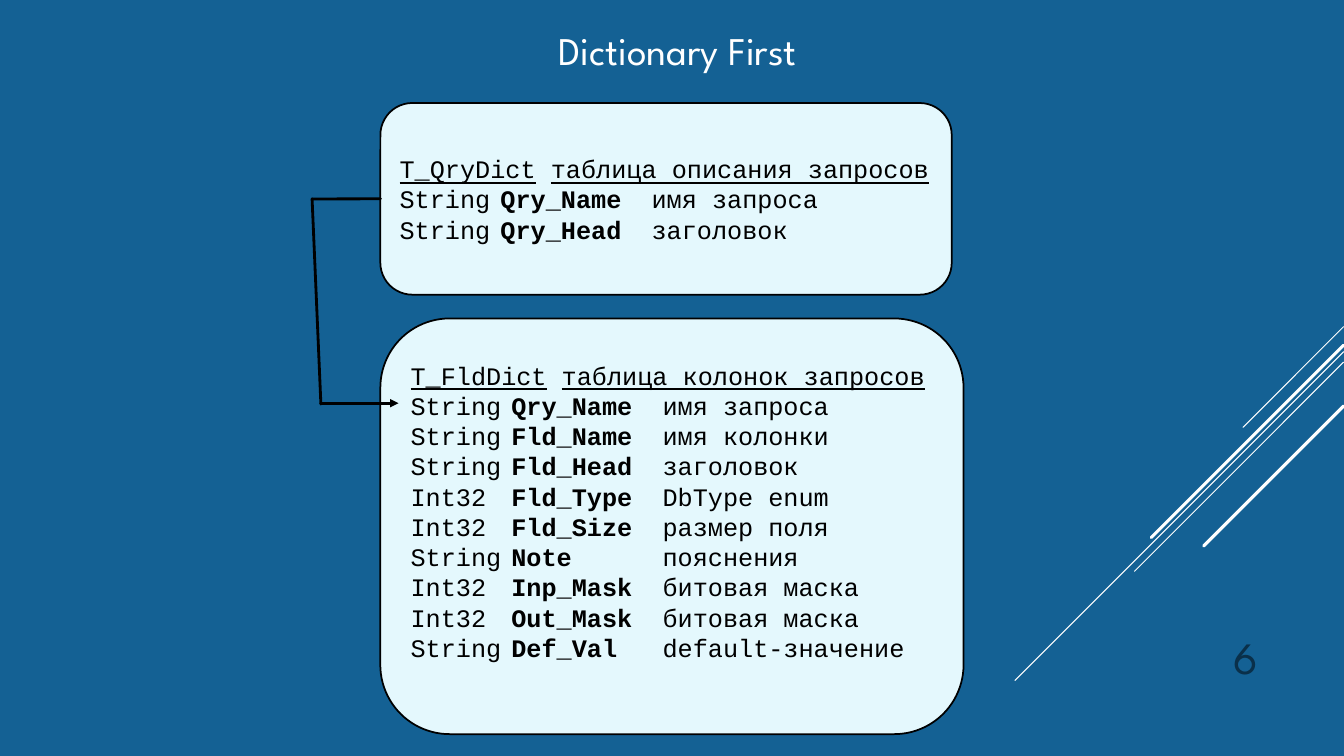
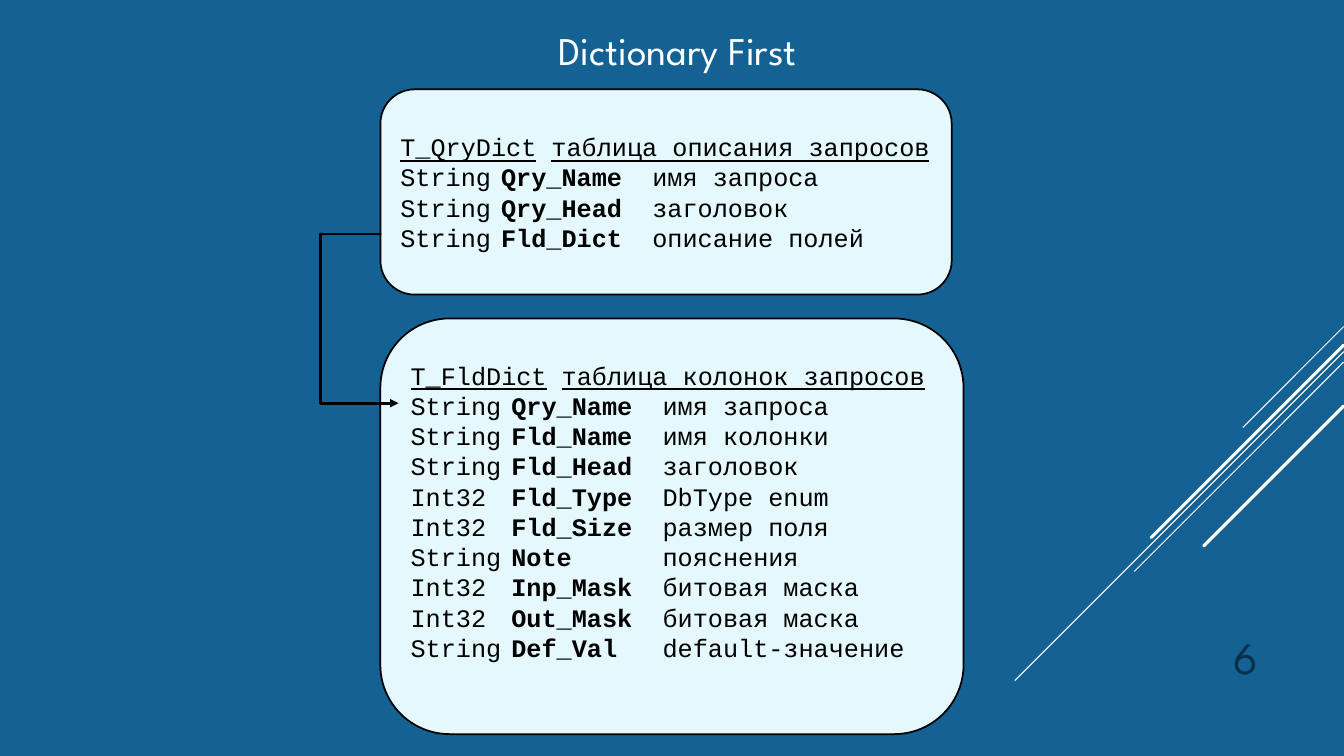
Before and after one commit to Kobdik/DynaRepo, a slide deck: slide 6 of DynaLib2.pptx. Drawn at 1344x756 pixels with LibreOffice and Linux fonts; fonts in the diff are those of the drawing. Boxes give left, top, right and bottom in pixels: in the first picture for what was removed or moved away, otherwise in the second. Text is boxed around its words. In the diff, an @@ line names an element or a change of style, - is before the commit and + after.

```diff
--- a/DynaLib2.pptx
+++ b/DynaLib2.pptx
@@ rounded rectangle "T_QryDict таблица описания запросов" resized from (x1=380, y1=103, x2=952, y2=294) to (x1=380, y1=90, x2=952, y2=295) @@
@@ line moved from (313, 199) - (321, 404) to (321, 234) - (321, 403) @@
@@ line moved from (380, 199) - (313, 199) to (380, 234) - (321, 234) @@
@@ text in rounded rectangle at (x1=400, y1=228, x2=864, y2=253): paragraph added @@
+String Fld_Dict описание полей
```
Also in this commit, not shown: 1 other slide changed.
